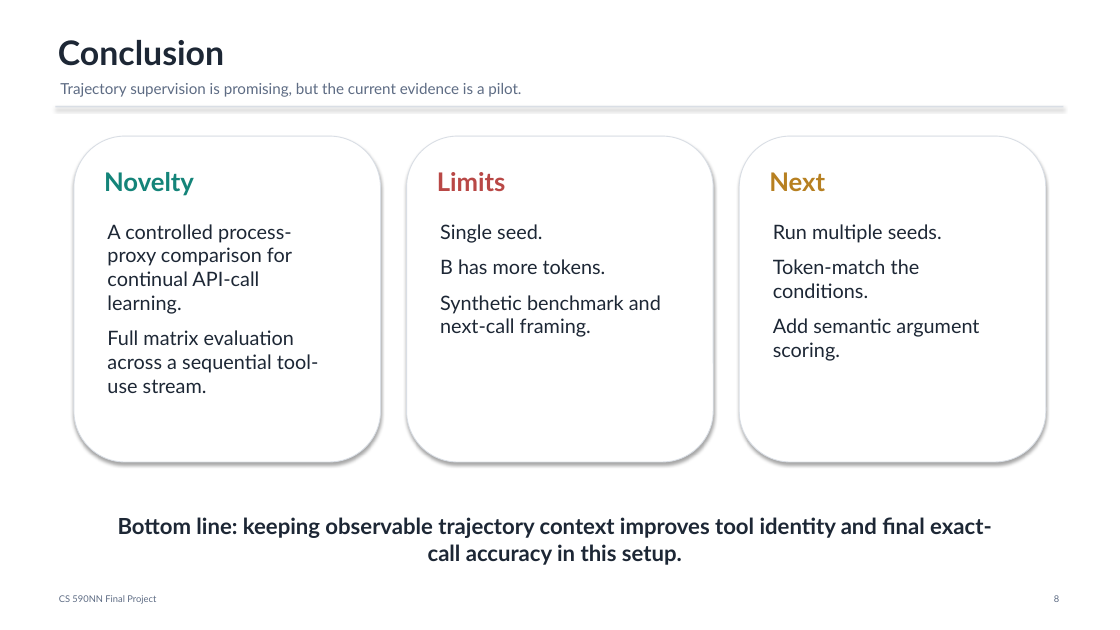
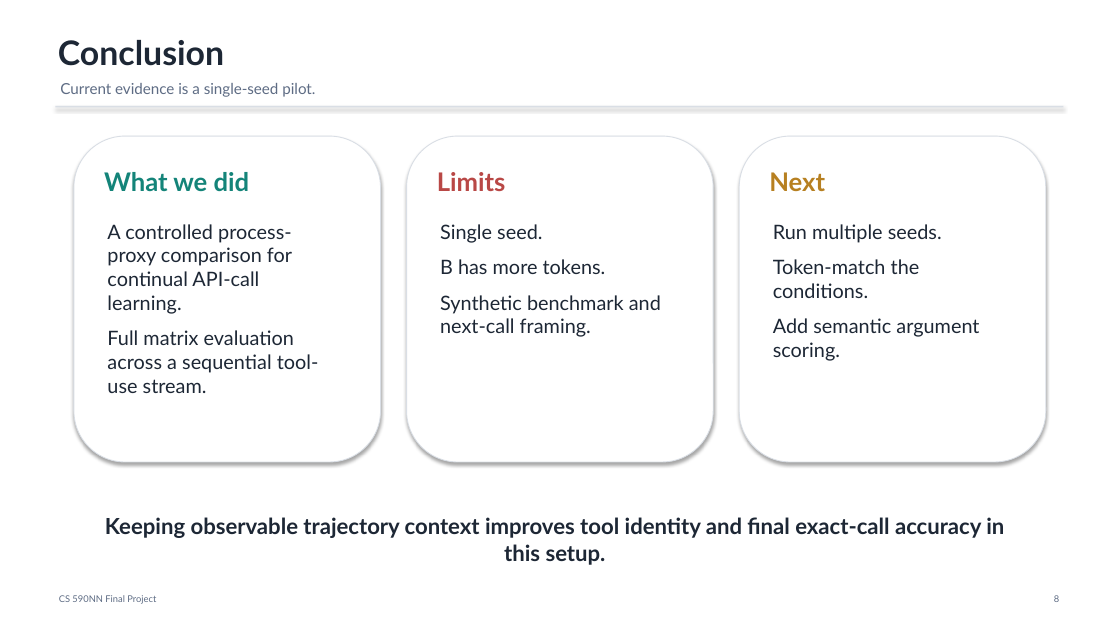
Before and after one commit to sagnikc395/trajectory-supervision, a slide deck: slide 8 of final/final_presentation.pptx. Drawn at 1120x630 pixels with LibreOffice and Linux fonts; fonts in the diff are those of the drawing. Boxes give left, top, right and bottom in pixels: in the first picture for what was removed or moved away, otherwise in the second. Text is boxed around its words. In the diff, an @@ line names an element or a change of style, - is before the commit and + after.

```diff
--- a/final/final_presentation.pptx
+++ b/final/final_presentation.pptx
@@ text at [60, 83, 315, 97]: text changed @@
-Trajectory supervision is promising, but the current evidence is a pilot.
+Current evidence is a single-seed pilot.
@@ text at [104, 172, 250, 191]: text changed @@
-Novelty
+What we did
@@ text at [105, 517, 1004, 561]: text changed @@
-Bottom line: keeping observable trajectory context improves tool identity and final exact-call accuracy in this setup.
+Keeping observable trajectory context improves tool identity and final exact-call accuracy in this setup.
```
Also in this commit, not shown: 4 other slides changed, 3 other files.
